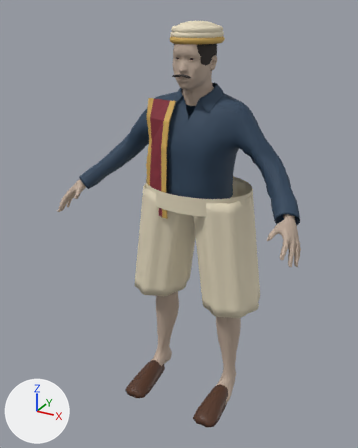
An edit to the Blender file WorkingAssets/NPCs/street_residents/merchant/merchant.blend, drawn before and after from the same camera.
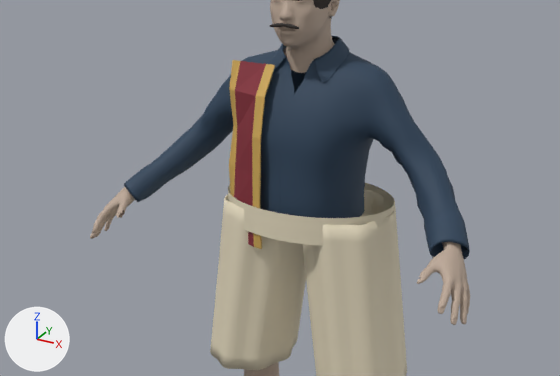
Each version appears first whole from a camera (50 mm lens) standing at (0.898, -1.806, 1.708) and looking at (-0.04, -0.099, 0.855), and next in a close-up on the part from 0% to 100% of the width and 13% to 67% of the height. Arrows for +X, +Y and +Z are at lower left; the lights stay in place. The first two pictures are the older version.

Before the edit, the objects in view are built like this:
```python
me_base_001 = bpy.data.meshes.new('base.001')
me_base_001.from_pydata(...)  # 10487 vertices, 10376 faces; spans x -0.53..0.53, y -0.34..0.06, z 0.0..1.64
me_base_001.polygons.foreach_set('use_smooth', [True] * 10376)
me_base_001.materials.append(mat_warm_brown_skin___mpfb_core)  # its picture is missing
me_street_folded_dhoti_l = bpy.data.meshes.new('Street folded dhoti l')
me_street_folded_dhoti_l.from_pydata(...)  # 624 vertices, 576 faces; spans x -0.013..0.309, y -0.16..0.146, z 0.49..1.0
me_street_folded_dhoti_l.polygons.foreach_set('use_smooth', [True] * 576)
me_street_folded_dhoti_l.materials.append(mat_fine_cream_woven_cotton)  # beige #e5dabf
me_tailored_shoulder_drape_001 = bpy.data.meshes.new('Tailored shoulder drape.001')
me_tailored_shoulder_drape_001.from_pydata(...)  # 48 vertices, 46 faces; spans x -0.19..-0.059, y -0.176..-0.076, z 0.9..1.37
# faces by material slot: [12, 34]
me_tailored_shoulder_drape_001.materials.append(mat_burgundy_shoulder_shawl)  # red #862c38
me_tailored_shoulder_drape_001.materials.append(mat_woven_ochre_gold_border)  # orange #cea857
ob_bordered_shoulder_shawl = bpy.data.objects.new('Bordered shoulder shawl', me_tailored_shoulder_drape_001)
ob_bordered_shoulder_shawl.location = (0.0, 0.0, 0.0)
ob_street_folded_dhoti_l = bpy.data.objects.new('Street folded dhoti l', me_street_folded_dhoti_l)
ob_street_folded_dhoti_l.location = (0.0, 0.0, 0.0)
_m = ob_street_folded_dhoti_l.modifiers.new('Folded cloth edge', 'SOLIDIFY')
_m.thickness = 0.004
ob_village_farmer_makehuman_body = bpy.data.objects.new('village_farmer_MakeHuman_body', me_base_001)
ob_village_farmer_makehuman_body.location = (0.0, 0.0, 0.0)
# also in view: 'Fitted cotton upper base' at (0.005, -0.065, 1.209); 'Street dhoti waist fold' at (0.0, -0.007, 0.98); 'Street folded dhoti r' at (-0.148, -0.007, 0.745)
```
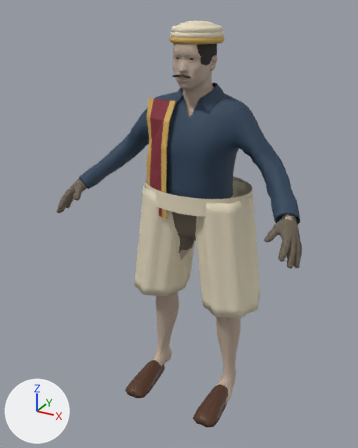
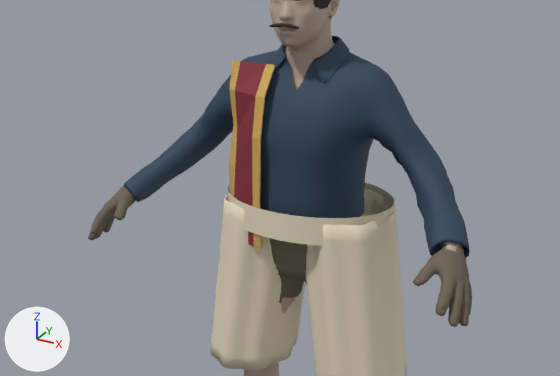
Pixel boxes [x1, y1, x2, y2] of what changed, in the close-ups (560 x 376 px):
'village_farmer_MakeHuman_body', reshaped
    before: [90, 0, 470, 376]
    after: [244, 0, 461, 376]
'Street opaque foundation', added
    after: [88, 186, 472, 327]
part 1 of me_base_001, built on
    before: [119, 211, 423, 277]
    after: [281, 70, 306, 313]

Diff of the bpy script that builds the scene:
```diff
--- a/WorkingAssets/NPCs/street_residents/merchant/merchant.blend.py
+++ b/WorkingAssets/NPCs/street_residents/merchant/merchant.blend.py
@@ mat_street_opaque_cotton_foundation @@
+mat_street_opaque_cotton_foundation = principled_material('Street opaque cotton foundation')
+mat_street_opaque_cotton_foundation.base_color = (0.16, 0.13, 0.095)  # brown #6f6557
+mat_street_opaque_cotton_foundation.roughness = 0.95
@@ me_base_001 @@
 # used by ob_village_farmer_makehuman_body; location = (0.0, 0.0, 0.0)
-me_base_001.from_pydata(...)  # 10487 vertices, 10376 faces; spans x -0.53..0.53, y -0.34..0.06, z 0.0..1.64
+me_base_001.from_pydata(...)  # 13380 vertices, 13378 faces; spans x -0.53..0.53, y -0.34..0.1, z 0.0..1.64
+# me_base_001 part 1: 8 vertices moved within x -0.52..0.42, y -0.29..-0.27, z 0.91..0.98; 2893 vertices added at x -0.42..0.42, y -0.31..0.1, z 0.49..1.36
 me_base_001.materials.append(mat_warm_brown_skin___mpfb_core)
@@ me_separate_opaque_fitted_foundation @@
+me_separate_opaque_fitted_foundation.from_pydata(...)  # 4035 vertices, 3954 faces; spans x -0.534..0.534, y -0.347..0.108, z 0.702..1.028
+me_separate_opaque_fitted_foundation.polygons.foreach_set('use_smooth', [True] * 3954)
+me_separate_opaque_fitted_foundation.materials.append(mat_street_opaque_cotton_foundation)  # brown #6f6557
@@ ob_street_opaque_foundation @@
+ob_street_opaque_foundation = bpy.data.objects.new('Street opaque foundation', me_separate_opaque_fitted_foundation)
+ob_street_opaque_foundation.location = (0.0, 0.0, 0.0)
```
